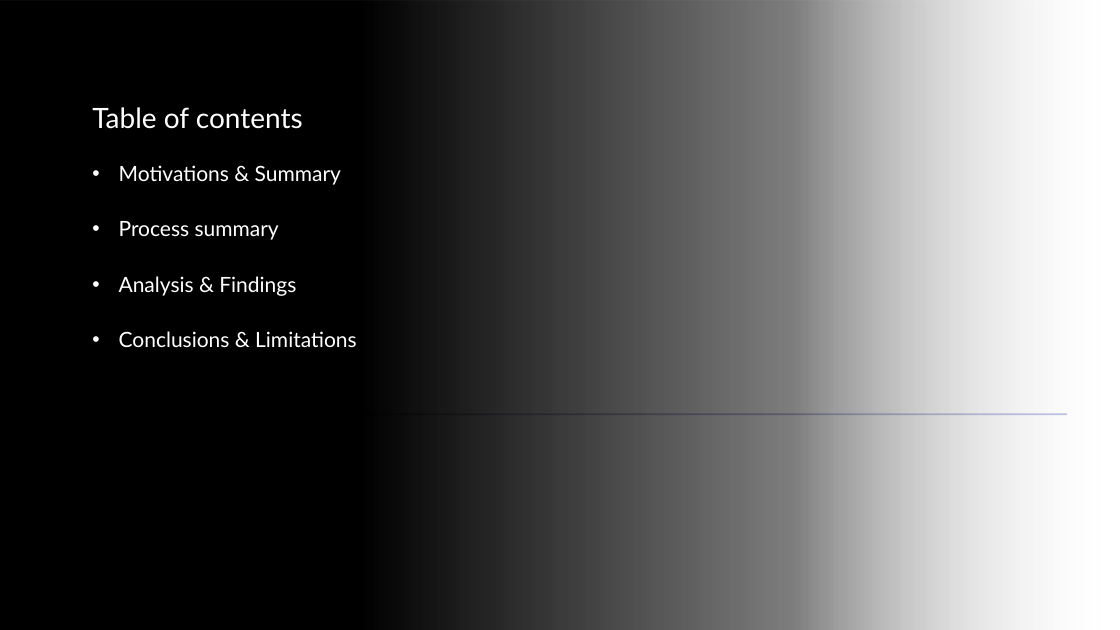
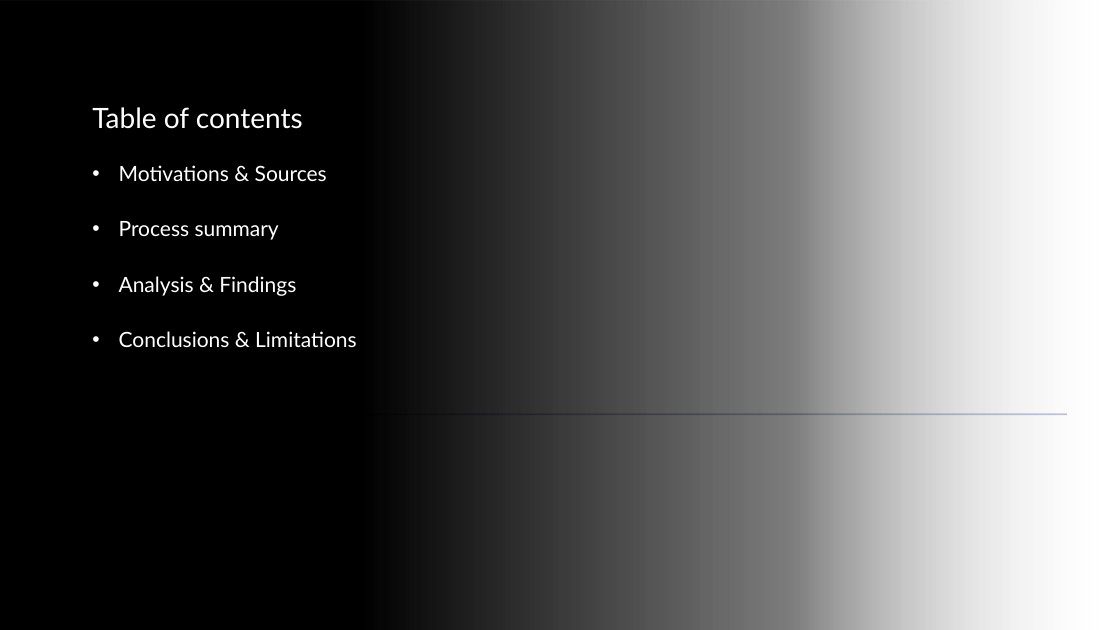
Before and after one commit to lujane-92/Team_Project_2, a slide deck: slide 2 of 03 - Presentation/Digital Disparity - Draft presentation.pptx. Drawn at 1120x630 pixels with LibreOffice and Linux fonts; fonts in the diff are those of the drawing; background and template pictures are left out. Boxes give left, top, right and bottom in pixels: in the first picture for what was removed or moved away, otherwise in the second. Text is boxed around its words. In the diff, an @@ line names an element or a change of style, - is before the commit and + after.

```diff
--- a/03 - Presentation/Digital Disparity - Draft presentation.pptx
+++ b/03 - Presentation/Digital Disparity - Draft presentation.pptx
@@ table at (84,90,513,423) @@
-row 2, column 1: Motivations & Summary
+row 2, column 1: Motivations & Sources
```
Also in this commit, not shown: 1 other slide changed, 10 slides added, 11 slides removed, 14 other files.
